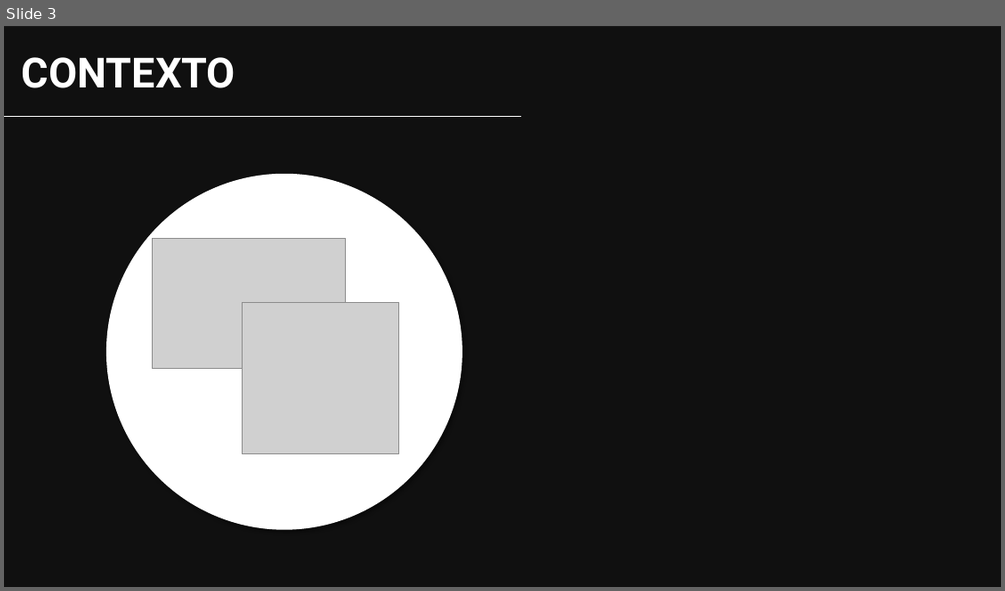
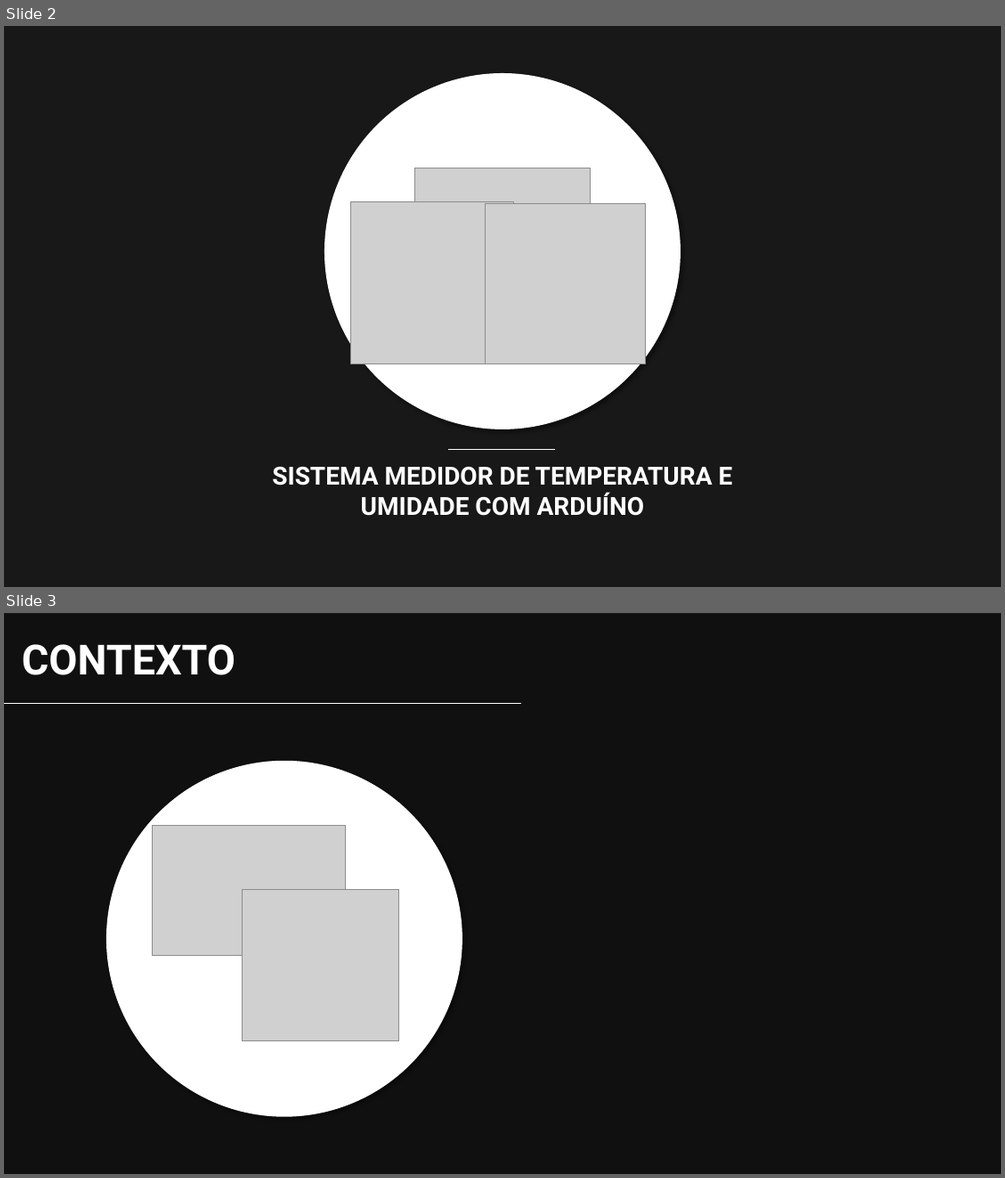
Before and after one commit to YudiG12/grupo-bandtec, a slide deck: Apresentação/inSensor.pptx. Shown one above the other, each under a label of ours: slide 3 before the commit, slides 2 and 3 after it. The pictures are 1005x591 and 1005x1178 pixels, drawn with LibreOffice and Linux fonts; fonts in the diff are those of the drawing; grey boxes stand for pictures; background and template pictures are left out; a plain dark background stands for a picture behind light text. Boxes give left, top, right and bottom in pixels: in the first picture for what was removed or moved away, otherwise in the second. Text is boxed around its words. In the diff, an @@ line names an element or a change of style, - is before the commit and + after.

```diff
--- a/Apresentação/inSensor.pptx
+++ b/Apresentação/inSensor.pptx
@@ slide 2 added at bbox=[4, 26, 1001, 587], background picture (left out) @@
@@ rectangle added at bbox=[4, 26, 1001, 587], fill #000000 at 37% opacity @@
@@ rectangle added at bbox=[4, 26, 1001, 587], fill #000000 at 11% opacity @@
@@ group added at bbox=[324, 73, 680, 429]: 3 pictures, 1 ellipse @@
@@ line added from (448, 449) to (555, 449), #FFFFFF 0.5 pt @@
@@ text added at bbox=[272, 467, 733, 516], 24 pt, text #FFFFFF, bold @@
+SISTEMA MEDIDOR DE TEMPERATURA E
+UMIDADE COM ARDUÍNO
```
Also in this commit, not shown: 1 other slide added, 1 other file.
